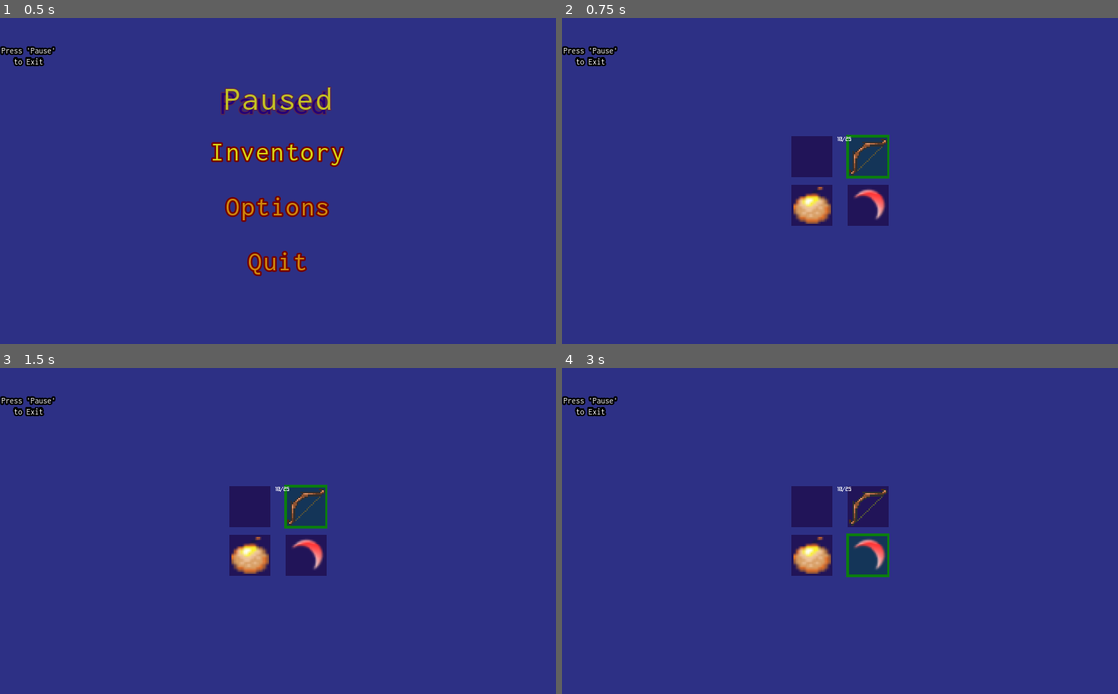
Above: before the commit, frames 1-4 (two rows, left to right).
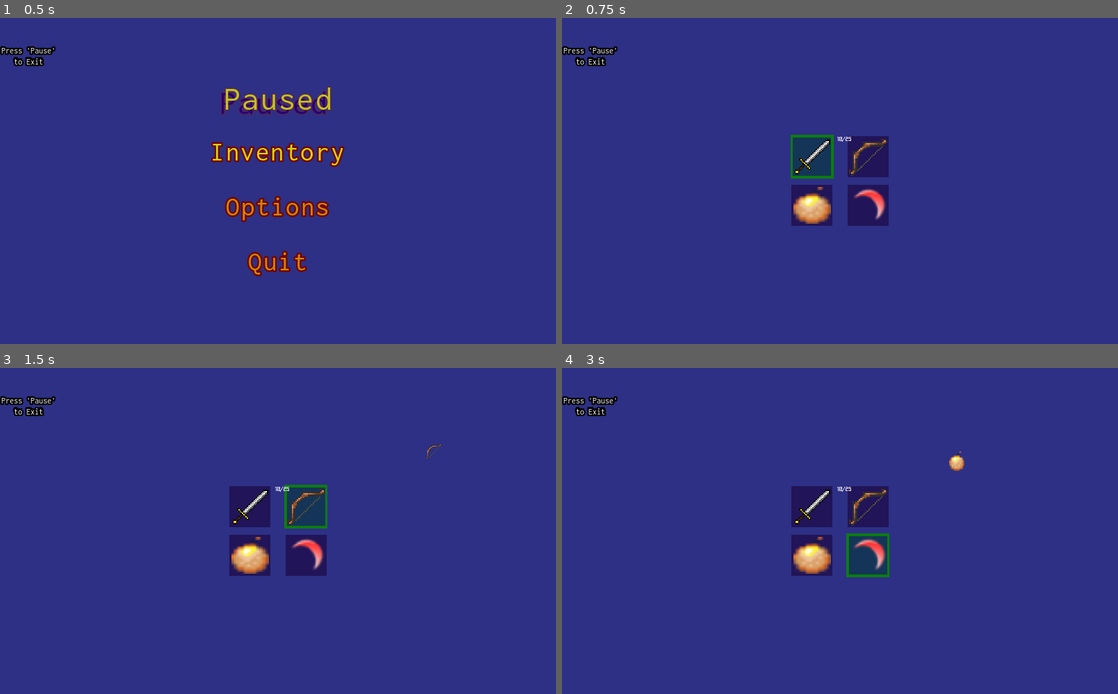
Above: after the commit, the same moments.

Repository: THESTICK16/Spirit-of-the-Unseen-prototype
Game: Godot game, scene res://UI/Menus/PauseMenu/PauseScreen.tscn
Two runs of this game, one before a commit and one after it. Both use one fixed random seed, a clock stepped at 60 frames per second and the inputs below. This scene is started directly instead of the project's main scene. The engine's default icon, where the game draws it, is replaced by a stand-in: a white triangle on a blue panel in a dark square. Sound files missing from this copy of the repository are replaced by a short silence.
Inputs (mouse positions are in pixels of both pictures, inside the frame that each line leads up to):
- Up to frame 1 (0.5 s): no input
- Up to frame 2 (0.75 s): click "Inventory" at 0.5 s
- Up to frame 3 (1.5 s): tap Enter (ui_accept) at 1.25 s; move the mouse to (400, 514) at 1.27 s; hold Right (ui_right) from 1.28 s (still down); tap L (a) at 1.35 s; click (400, 514) at 1.42 s
- Up to frame 4 (3 s): tap Enter (ui_accept) at 1.52, 1.82, 2.27, 2.57, 2.75 s; tap K (b) at 1.55, 2.1 s; move the mouse to (728, 547) at 2.02 s; release Right (ui_right) at 2.03 s; hold Down (ui_down) 2.03-2.78 s; tap P (x) at 2.3, 2.85 s; move the mouse to (895, 459) at 2.77 s; hold Right (ui_right) from 2.78 s (still down)

Frame 1 is identical in both runs. In frame 2, 1.9% of the frame differs, in the area x 41-59%, y 35-50%; in frame 3, 0.2%; in frame 4, 0.3%.

Commit message:
animated item equipment and resolved bug in keybind changing

Diff:
--- a/Creatures/NPCs/Sign.tscn
+++ b/Creatures/NPCs/Sign.tscn
@@ -33,7 +33,7 @@
 shape = SubResource( 3 )
 
 [node name="ResizableSpeechBubble" parent="." index="7" instance=ExtResource( 3 )]
-speech = "Use W/A/S/D and the Arrow Keys to move"
+position = Vector2( 8.8, -12.4 )
 
 [editable path="SoftCollisionBox"]
 [editable path="DetectionArea"]
--- a/Creatures/NPCs/TestNPC.tscn
+++ b/Creatures/NPCs/TestNPC.tscn
@@ -5,26 +5,6 @@
 [ext_resource path="res://CollisionBoxes/InteractableArea.tscn" type="PackedScene" id=3]
 [ext_resource path="res://UI/Dialogue+/SpeechBubble.tscn" type="PackedScene" id=5]
 [ext_resource path="res://UI/Dialogue+/ResizableSpeechBubble.tscn" type="PackedScene" id=6]
-
-[sub_resource type="AtlasTexture" id=10]
-flags = 4
-atlas = ExtResource( 2 )
-region = Rect2( 0, 64, 16, 32 )
-
-[sub_resource type="AtlasTexture" id=11]
-flags = 4
-atlas = ExtResource( 2 )
-region = Rect2( 16, 64, 16, 32 )
-
-[sub_resource type="AtlasTexture" id=12]
-flags = 4
-atlas = ExtResource( 2 )
-region = Rect2( 32, 64, 16, 32 )
-
-[sub_resource type="AtlasTexture" id=13]
-flags = 4
-atlas = ExtResource( 2 )
-region = Rect2( 48, 64, 16, 32 )
 
 [sub_resource type="AtlasTexture" id=6]
 flags = 4
@@ -66,6 +46,26 @@
 atlas = ExtResource( 2 )
 region = Rect2( 48, 96, 16, 32 )
 
+[sub_resource type="AtlasTexture" id=10]
+flags = 4
+atlas = ExtResource( 2 )
+region = Rect2( 0, 64, 16, 32 )
+
+[sub_resource type="AtlasTexture" id=11]
+flags = 4
+atlas = ExtResource( 2 )
+region = Rect2( 16, 64, 16, 32 )
+
+[sub_resource type="AtlasTexture" id=12]
+flags = 4
+atlas = ExtResource( 2 )
+region = Rect2( 32, 64, 16, 32 )
+
+[sub_resource type="AtlasTexture" id=13]
+flags = 4
+atlas = ExtResource( 2 )
+region = Rect2( 48, 64, 16, 32 )
+
 [sub_resource type="AtlasTexture" id=14]
 flags = 4
 atlas = ExtResource( 2 )
@@ -88,11 +88,6 @@
 
 [sub_resource type="SpriteFrames" id=1]
 animations = [ {
-"frames": [ SubResource( 10 ), SubResource( 11 ), SubResource( 12 ), SubResource( 13 ) ],
-"loop": true,
-"name": "Up",
-"speed": 5.0
-}, {
 "frames": [ SubResource( 6 ), SubResource( 7 ), SubResource( 8 ), SubResource( 9 ) ],
 "loop": true,
 "name": "Right",
@@ -101,6 +96,11 @@
 "frames": [ SubResource( 2 ), SubResource( 3 ), SubResource( 4 ), SubResource( 5 ) ],
 "loop": true,
 "name": "Left",
+"speed": 5.0
+}, {
+"frames": [ SubResource( 10 ), SubResource( 11 ), SubResource( 12 ), SubResource( 13 ) ],
+"loop": true,
+"name": "Up",
 "speed": 5.0
 }, {
 "frames": [ SubResource( 14 ), SubResource( 15 ), SubResource( 16 ), SubResource( 17 ) ],
--- a/Items/Sword.tres
+++ b/Items/Sword.tres
@@ -10,5 +10,5 @@
 filepath = "res://Weapons/Sword.tscn"
 scene = ExtResource( 2 )
 texture = ExtResource( 3 )
-player_has_item = false
+player_has_item = true
 acquisition_message = "You got a sword! It may be basic, but its effective at close range. Equip to the face buttons and swing away"
--- a/Settings/KeybindMapping/KeybindSettings.gd
+++ b/Settings/KeybindMapping/KeybindSettings.gd
@@ -104,10 +104,11 @@
 		new_event.set_scancode(new_value)
 		add_keybind(key, new_event)
 		if key == 'a':
-			add_keybind("ui_accept", new_event)
+#			add_keybind("ui_accept", new_event)
 			var old_ui_accept = InputEventKey.new()
 			old_ui_accept.set_scancode(old_value)
 			delete_keybind("ui_accept", old_ui_accept)
+			add_keybind("ui_accept", new_event)
 
 
 	keybinds = new_keybinds
@@ -140,9 +141,9 @@
 	if InputMap.has_action(action) and InputMap.action_has_event(action, input):
 		InputMap.action_erase_event(action, input)
 
-func load_keybinds(configfile: ConfigFile, file_section := "customizable_keybinds") -> Dictionary:
+func load_keybinds(_configfile: ConfigFile, file_section := "customizable_keybinds") -> Dictionary:
 	var keybind_dictionary = {}
-	if configfile == null or not configfile.has_section(file_section):
+	if _configfile == null or not _configfile.has_section(file_section):
 		return keybind_dictionary
 
 	for key in configfile.get_section_keys(file_section):
--- a/StateMachine Abstracts + Interfaces/UseSword.gd
+++ b/StateMachine Abstracts + Interfaces/UseSword.gd
@@ -26,7 +26,7 @@
 ##@override
 func enter(_msg := {}) -> void:
 	sword()
-	state_machine.transition_to("Idle")
+#	state_machine.transition_to("Idle")
 
 
 ## Virtual function. Called by the state machine before changing the active state. Use this function
@@ -42,3 +42,8 @@
 
 #	get_tree().root.add_child(sword)
 	player.add_child(sword)
+
+	var sword_anim = sword.get_node("AnimatedSprite")
+	if sword_anim != null and sword_anim.playing:
+		yield(sword_anim, "animation_finished")
+	state_machine.transition_to("Idle")
--- a/UI/Dialogue+/SpeechBubble.gd
+++ b/UI/Dialogue+/SpeechBubble.gd
@@ -19,6 +19,7 @@
 		add_to_group("Speech_Bubbles")
 	set_box_color()
 	text_bubble.bbcode_text = speech
+#	text_bubble.text = speech
 	var string_size = font.get_wordwrap_string_size(speech, min(font.get_string_size(speech).x, 150)) #font.get_string_size(text_bubble.bbcode_text).x
 	text_margin.rect_size = Vector2(string_size.x, string_size.y * 1.25)
 #	text_margin.rect_size = text_bubble.rect_size
@@ -27,6 +28,7 @@
 	right_line.points[1].y = text_margin.rect_position.y + text_margin.rect_size.y
 	right_line.points[1].x = text_margin.rect_position.x + (text_margin.rect_size.x / 2)
 	font.get_string_size(text_bubble.bbcode_text)
+#	font.get_string_size(text_bubble.text)
 
 func set_box_color():
 	left_line.default_color = bubble_color
--- a/UI/Inventory/Inventory.gd
+++ b/UI/Inventory/Inventory.gd
@@ -55,12 +55,17 @@
 
 	if Input.is_action_just_pressed("a"):
 		currently_selected_item.equipped('a')
+#		currently_selected_item.animate_to_hud(hud_button_locations.get('a'))
 	elif Input.is_action_just_pressed("b"):
 		currently_selected_item.equipped('b')
+#		currently_selected_item.animate_to_hud(hud_button_locations.get('a'))
 	elif Input.is_action_just_pressed("x"):
 		currently_selected_item.equipped('x')
+#		currently_selected_item.animate_to_hud(hud_button_locations.get('a'))
 	elif Input.is_action_just_pressed("y"):
 		currently_selected_item.equipped('y')
+#		currently_selected_item.animate_to_hud(hud_button_locations.get('a'))
+
 
 #	if Input.is_action_just_pressed("pause"):
 #		close_inventory()
--- a/UI/Inventory/InventoryItem.gd
+++ b/UI/Inventory/InventoryItem.gd
@@ -9,6 +9,7 @@
 onready var reference_rect = $ReferenceRect
 onready var stock_label = $StockLabel
 onready var visibility_notifier = $VisibilityNotifier2D
+onready var tween = $Tween
 
 ### Emitted when the player gets or loses the item
 #signal item_acquisition_changed(has_item)
@@ -47,6 +48,8 @@
 
 ## The number of the index of the inventory list that this item is stored at. top left = 0, bottom right = list size - 1
 var inventory_slot_number : int
+
+const hud_button_locations = {'a': Vector2(1004, 64), 'b': Vector2(960, 108), 'x': Vector2(960, 20), 'y': Vector2(916, 64)}
 
 func _ready():
 	if item_name != null and item_name != "":
@@ -104,8 +107,23 @@
 
 	var new_equipped_item: Item = equipment.get_item_resource(item_name)
 #	emit_signal("item_equipped", item, button) #This returns he PackedScene of the item, which cannot be used to update icons, etc.
+	animate_to_hud(hud_button_locations.get(button))
+	if tween.is_active():
+		yield(tween, "tween_completed")
 	emit_signal("item_equipped", new_equipped_item, button)
 #	print(item) #FIXME
+
+func animate_to_hud(destination : Vector2):
+	var duplicate_texture = Sprite.new() #texture_rect.duplicate()
+	duplicate_texture.global_position = texture_rect.rect_global_position + (texture_rect.rect_size / 2)
+	duplicate_texture.texture = texture_rect.texture
+#	get_tree().current_scene.add_child(duplicate_texture)
+	add_child(duplicate_texture)
+	tween.interpolate_property(duplicate_texture, "global_position", duplicate_texture.position, destination, 0.25, Tween.TRANS_LINEAR, Tween.EASE_IN)
+	tween.interpolate_property(duplicate_texture, "scale", Vector2(3,3), Vector2(1,1), 0.25, Tween.TRANS_CUBIC, Tween.EASE_OUT)
+	tween.start()
+	yield(tween, "tween_completed")
+	duplicate_texture.queue_free()
 
 
 ## Called when the var player_has_item 's value is changed
--- a/UI/Inventory/InventoryItem.tscn
+++ b/UI/Inventory/InventoryItem.tscn
@@ -74,3 +74,5 @@
 }
 
 [node name="VisibilityNotifier2D" type="VisibilityNotifier2D" parent="."]
+
+[node name="Tween" type="Tween" parent="."]
--- a/UI/Menus/MenuController.gd
+++ b/UI/Menus/MenuController.gd
@@ -29,11 +29,14 @@
 
 	emit_signal("menu_opened")
 
-func _unhandled_input(event):
+func _unhandled_input(_event):
 	if PauseController.is_paused() and (Input.is_action_just_pressed("pause") or (Input.is_action_just_pressed("b") and displayed_menu == main_menu)):
 		call_deferred("close_menu")
 	elif Input.is_action_just_pressed("b") and not PauseController.is_paused():
 		self.displayed_menu = main_menu #Fix this so it goes back one layer at a time (only if relevant)
+
+	if Input.is_action_just_pressed("ui_accept"): #FIXME
+		print("mapped correctly")
 
 
 func set_displayed_menu(set_to : TitleScreenMenu):
